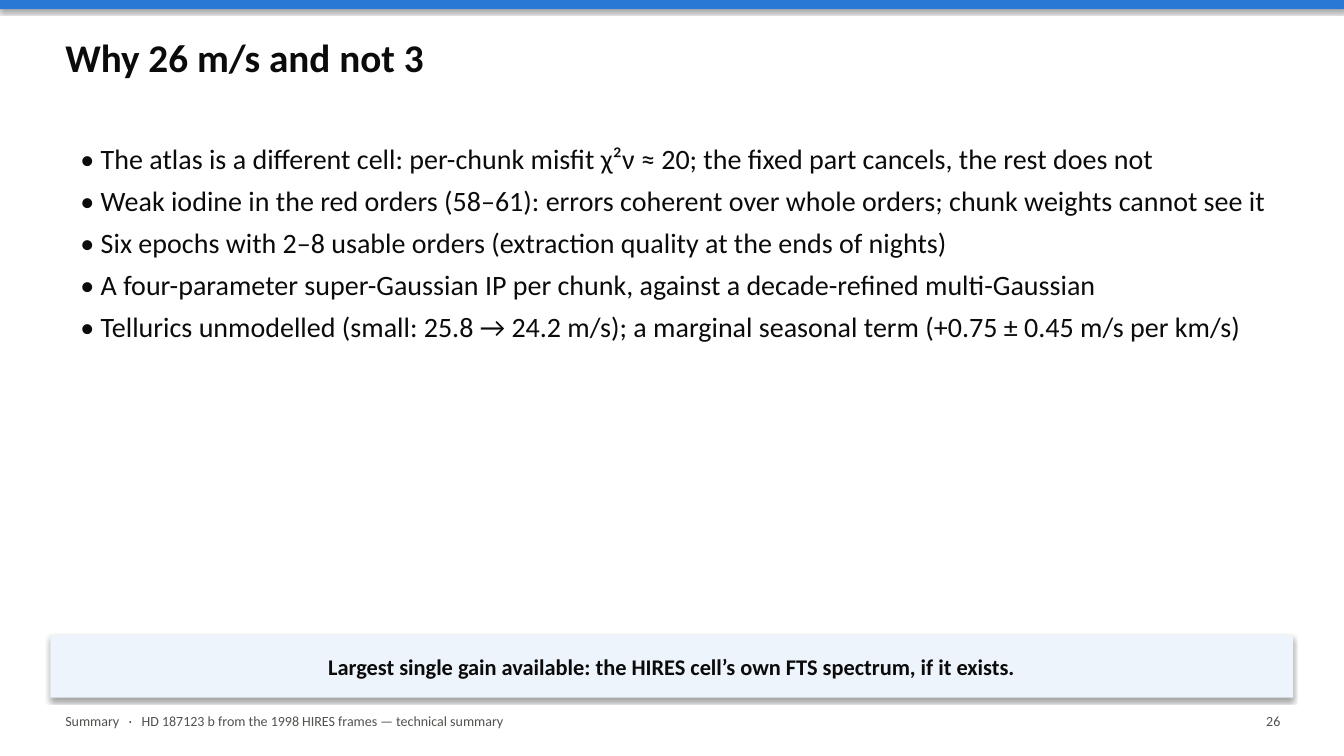
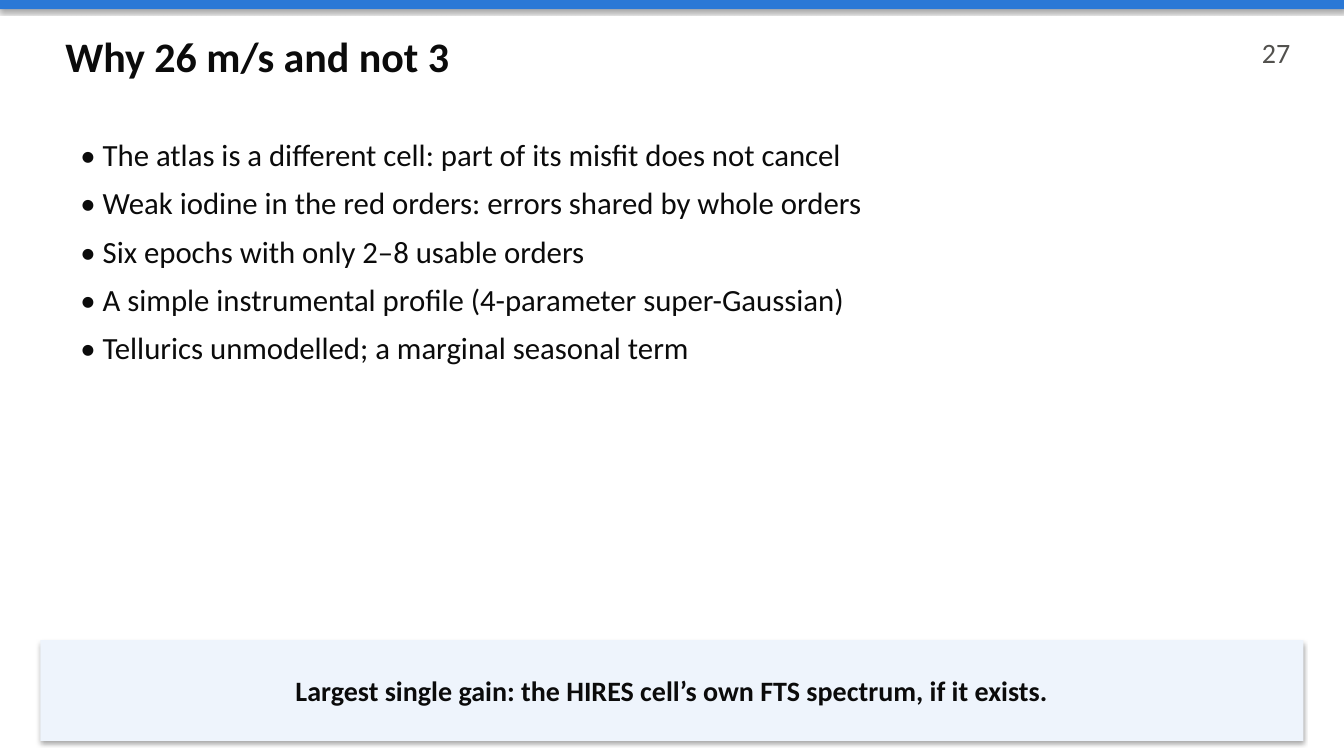
Before and after one commit to pypeit/first-hires-exoplanet, a slide deck: slide 27 of docs/slides/technical_summary.pptx (slide 26 before the commit). Drawn at 1344x756 pixels with LibreOffice and Linux fonts; fonts in the diff are those of the drawing. Boxes give left, top, right and bottom in pixels: in the first picture for what was removed or moved away, otherwise in the second. Text is boxed around its words. In the diff, an @@ line names an element or a change of style, - is before the commit and + after.

```diff
--- a/docs/slides/technical_summary.pptx
+++ b/docs/slides/technical_summary.pptx
@@ text "Why 26 m/s and not ..." at (65, 42, 449, 79): size 28 to 30 pt; more space between paragraphs @@
@@ text added at (1262, 45, 1290, 63), 20 pt, text #52514E @@
+27
@@ text at (103, 144, 861, 365): text changed; size 20 to 22 pt @@
-• The atlas is a different cell: per-chunk misfit χ²ν ≈ 20; the fixed part cancels, the rest does not
-• Weak iodine in the red orders (58–61): errors coherent over whole orders; chunk weights cannot see it
-• Six epochs with 2–8 usable orders (extraction quality at the ends of nights)
-• A four-parameter super-Gaussian IP per chunk, against a decade-refined multi-Gaussian
-• Tellurics unmodelled (small: 25.8 → 24.2 m/s); a marginal seasonal term (+0.75 ± 0.45 m/s per km/s)
+• The atlas is a different cell: part of its misfit does not cancel
+• Weak iodine in the red orders: errors shared by whole orders
+• Six epochs with only 2–8 usable orders
+• A simple instrumental profile (4-parameter super-Gaussian)
+• Tellurics unmodelled; a marginal seasonal term
@@ rectangle "Largest single gain: the HIRES ...": place and size @@
-rectangle "Largest single gain: the HIRES ..." at (50, 635, 1294, 698)
+rectangle "Largest single gain: the HIRES ..." at (40, 640, 1304, 741)
@@ text in rectangle at (295, 681, 1048, 706): text changed; size 16 to 20 pt @@
-Largest single gain available: the HIRES cell’s own FTS spectrum, if it exists.
+Largest single gain: the HIRES cell’s own FTS spectrum, if it exists.
@@ text removed at (65, 716, 503, 728) @@
-Summary · HD 187123 b from the 1998 HIRES frames — technical summary
@@ text removed at (1266, 716, 1280, 726) @@
-26
```
Also in this commit, not shown: 26 other slides changed, 3 slides added, 1 slide removed, 2 other files.
